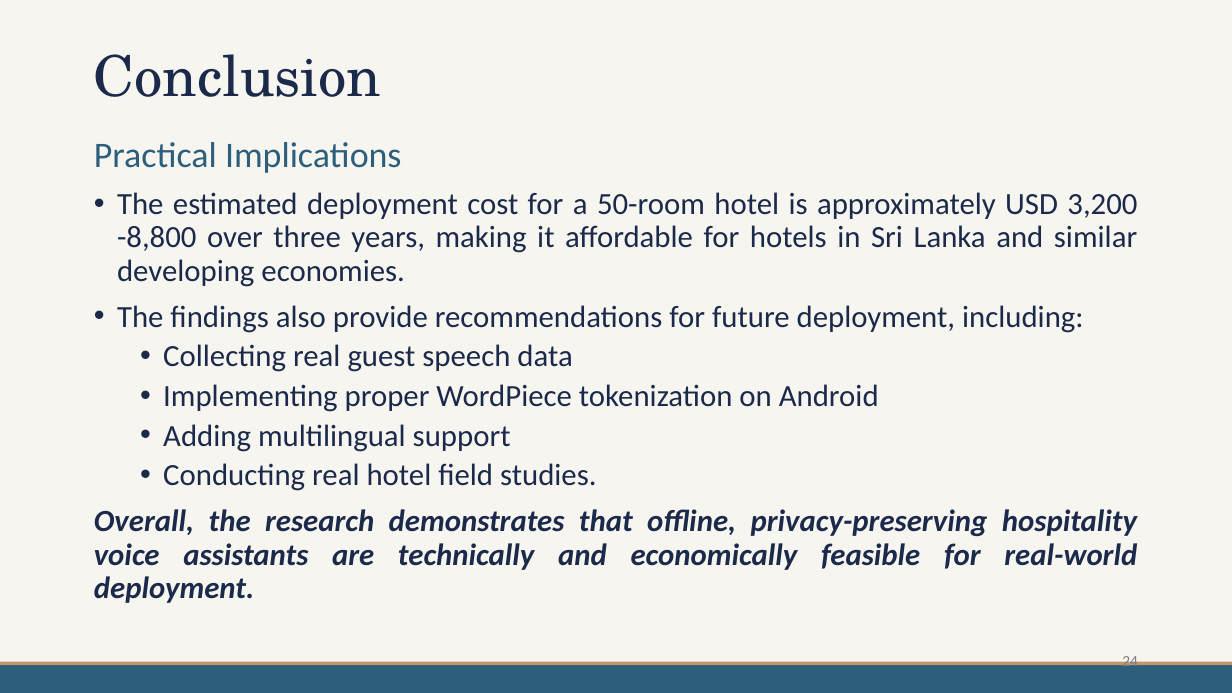
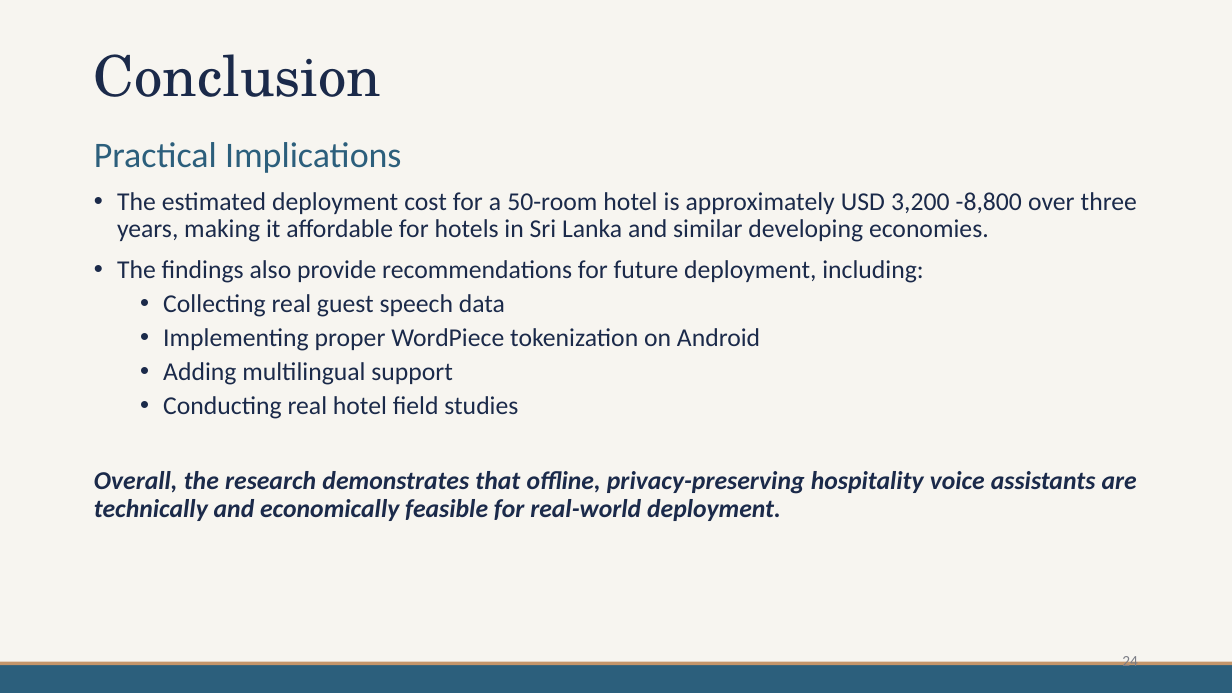
Before and after one commit to mdpw/msc-research, a slide deck: slide 24 of documents/Viva Presentation.pptx. Drawn at 1232x693 pixels with LibreOffice and Linux fonts; fonts in the diff are those of the drawing. Boxes give left, top, right and bottom in pixels: in the first picture for what was removed or moved away, otherwise in the second. Text is boxed around its words. In the diff, an @@ line names an element or a change of style, - is before the commit and + after.

```diff
--- a/documents/Viva Presentation.pptx
+++ b/documents/Viva Presentation.pptx
@@ text at (x1=94, y1=192, x2=1137, y2=521): size 24 to 20 pt @@
@@ text at (x1=163, y1=396, x2=518, y2=419): text changed; size 24 to 20 pt @@
-  • Conducting real hotel field studies.
+  • Conducting real hotel field studies
```
Also in this commit, not shown: 17 other slides changed, 2 slides added, 2 slides removed.
